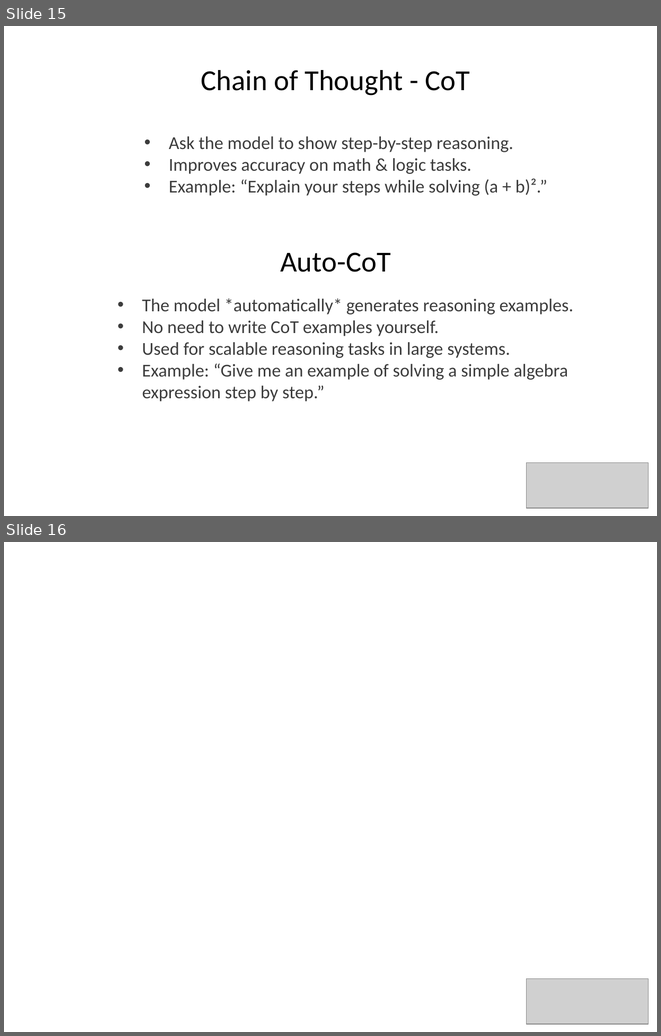
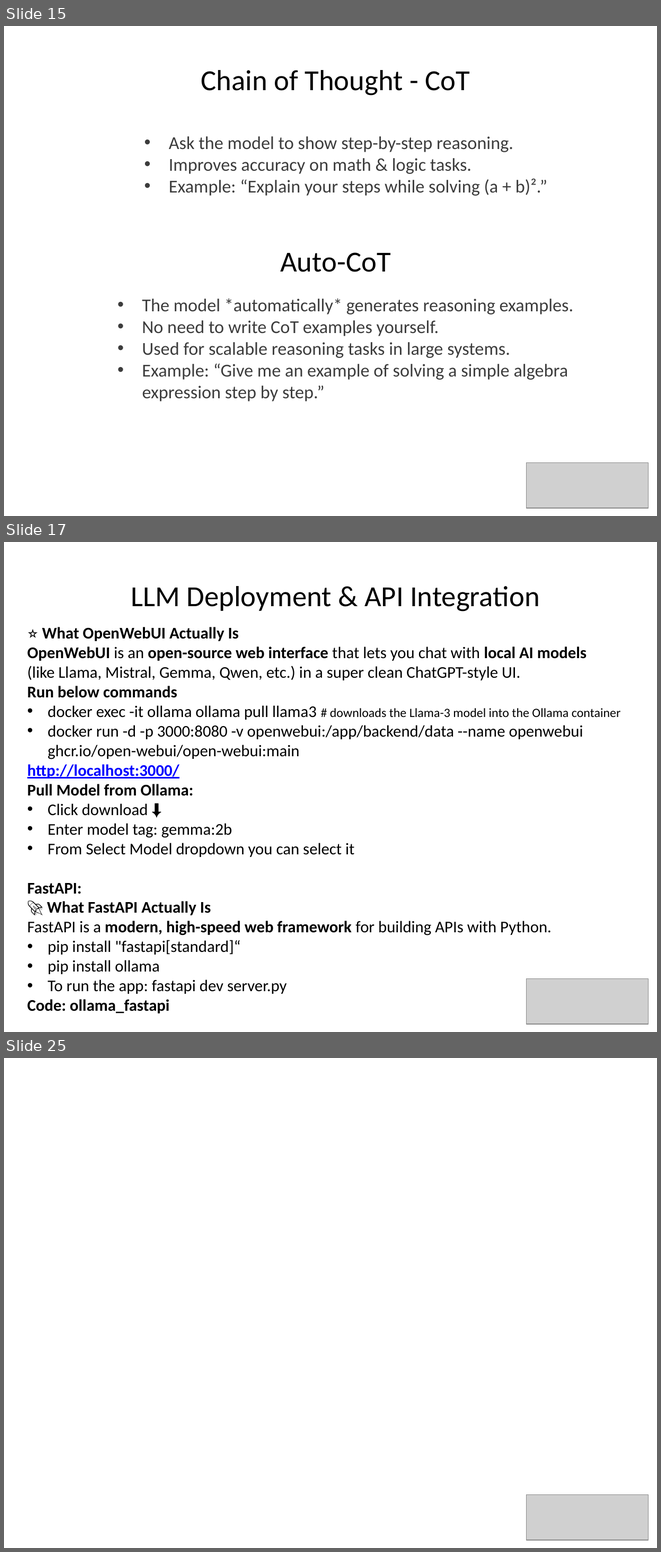
Before and after one commit to SkyNetix-Systems/GenAI, a slide deck: Trainings/Generative AI.pptx. Shown one above the other, each under a label of ours: slides 15 and 16 before the commit, slides 15, 17 and 25 after it; the slides between them are not shown. The pictures are 661x1036 and 661x1552 pixels, drawn with LibreOffice and Linux fonts; fonts in the diff are those of the drawing; grey boxes stand for pictures; background and template pictures are left out. Boxes give left, top, right and bottom in pixels: in the first picture for what was removed or moved away, otherwise in the second. Text is boxed around its words. In the diff, an @@ line names an element or a change of style, - is before the commit and + after.

Commit message:
fastapi-demo added..

```diff
--- a/Trainings/Generative AI.pptx
+++ b/Trainings/Generative AI.pptx
@@ slide 17 added at bbox=[4, 542, 657, 1032], background picture (left out) @@
@@ text added at bbox=[131, 586, 540, 611], 32 pt, text #000000 @@
+LLM Deployment & API Integration
@@ text added at bbox=[27, 627, 621, 1013], 18 pt, text #000000 @@
+⭐ What OpenWebUI Actually Is
+OpenWebUI is an open-source web interface that lets you chat with local AI models
+(like Llama, Mistral, Gemma, Qwen, etc.) in a super clean ChatGPT-style UI.
+Run below commands
+• docker exec -it ollama ollama pull llama3 # downloads the Llama-3 model into the Ollama container
+• docker run -d -p 3000:8080 -v openwebui:/app/backend/data --name openwebui ghcr.io/open-webui/open-webui:main
+http://localhost:3000/
+Pull Model from Ollama:
+• Click download ⬇️
+• Enter model tag: gemma:2b
+• From Select Model dropdown you can select it
+FastAPI:
+🚀 What FastAPI Actually Is
+FastAPI is a modern, high-speed web framework for building APIs with Python.
+• pip install "fastapi[standard]“
+• pip install ollama
+• To run the app: fastapi dev server.py
+Code: ollama_fastapi
@@ picture added at bbox=[527, 979, 648, 1024] @@
@@ what was slide 16 is now slide 25 @@
```
Also in this commit, not shown: 18 other slides added, 24 other files.
